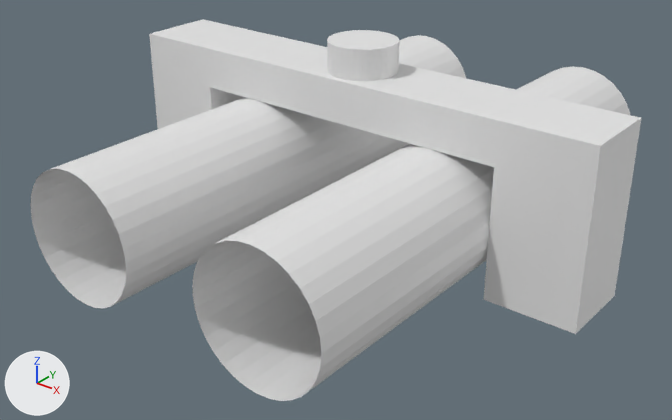
An edit to the OBJ model src/main/resources/assets/electricity/models/dc_string_cable/dc_string_cable_arm.obj, drawn before and after from the same camera.
One viewpoint serves both versions: a 50 mm camera at (0.824, -0.6, 0.276) aimed at (0.499, -0.194, 0.024). Every picture has the same lights, and +X, +Y and +Z are marked at lower left. The first picture is the older version. Where no turn or scale is listed for an object, it has been applied to the vertices.

Names of what the first picture shows: 'cable', 'cleat'.
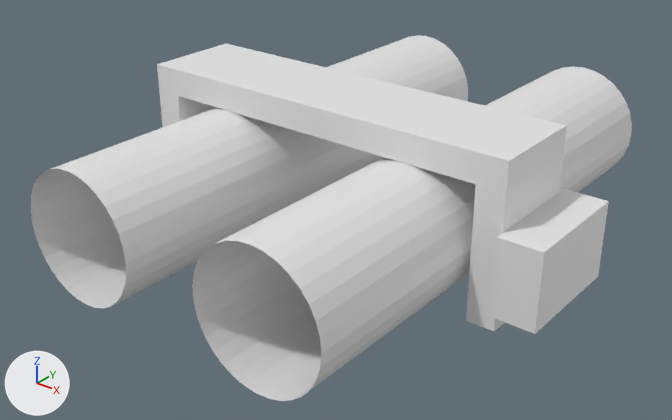
What changed in the scene script:
```text
Add me_tie:
    me_tie.from_pydata(...)  # 28 vertices, 24 faces; spans x 0.372..0.654, y -0.225..-0.15, z 0.0..0.099
    me_tie.materials.append(mat_cleat)  # its picture is missing
Remove ob_cleat:
    ob_cleat = bpy.data.objects.new('cleat', me_cleat)
    ob_cleat.location = (0.0, 0.0, 0.0)
Add ob_tie:
    ob_tie = bpy.data.objects.new('tie', me_tie)
    ob_tie.location = (0.0, 0.0, 0.0)
```

What differs and where, as boxes (x1, y1, x2, y2) in the pictures (672 x 420 px):
'cleat', deleted
    before: (149, 19, 641, 334)
'tie', added
    after: (157, 44, 609, 334)
